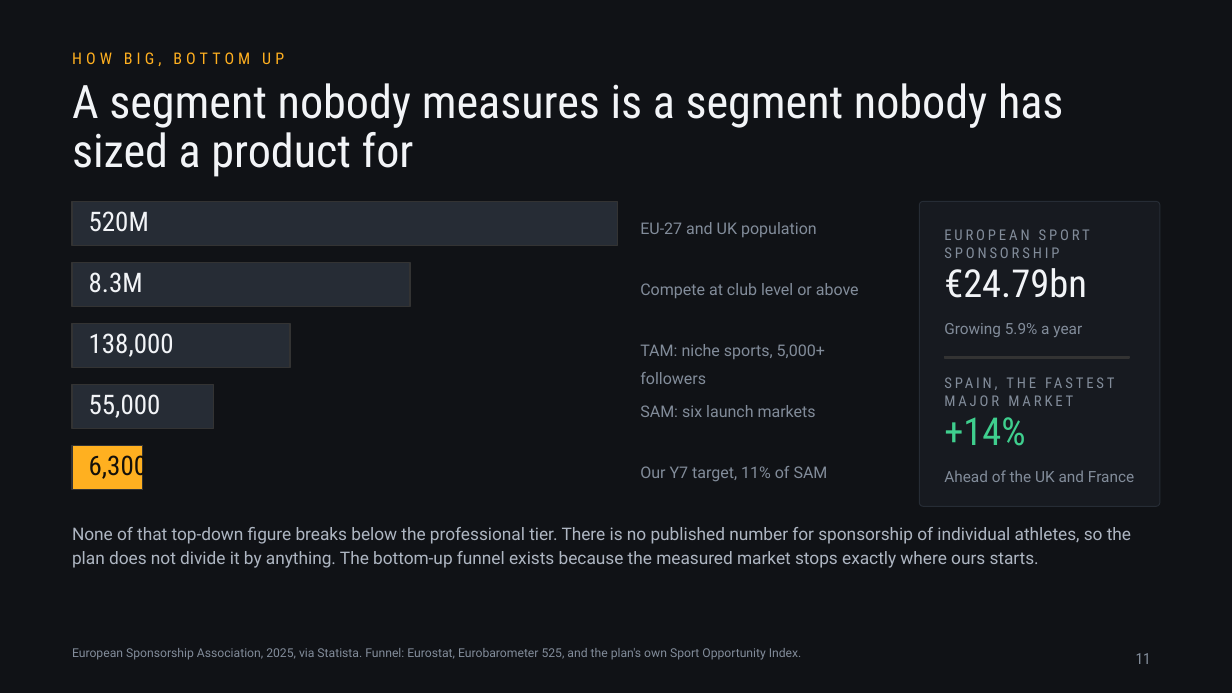
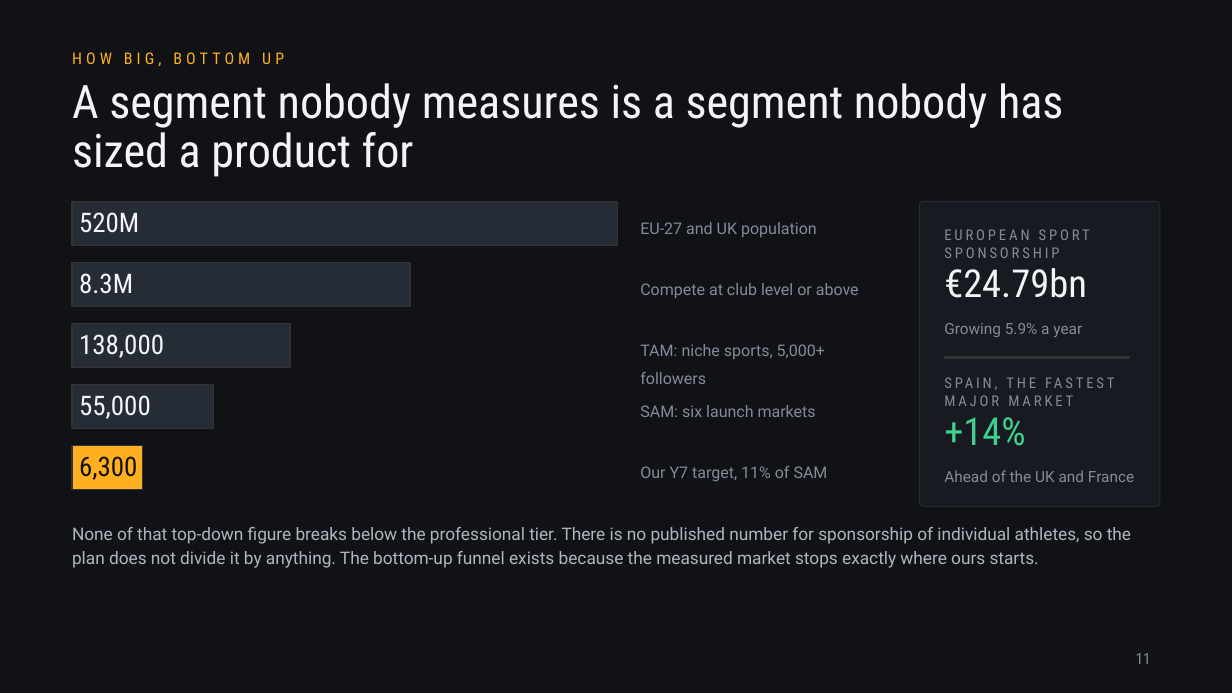
Before and after one commit to jadzoghaib/stride, a slide deck: slide 11 of deck/Stride_Pitch_Deck.pptx. Drawn at 1232x693 pixels with LibreOffice and Linux fonts; fonts in the diff are those of the drawing. Boxes give left, top, right and bottom in pixels: in the first picture for what was removed or moved away, otherwise in the second. Text is boxed around its words. In the diff, an @@ line names an element or a change of style, - is before the commit and + after.

```diff
--- a/deck/Stride_Pitch_Deck.pptx
+++ b/deck/Stride_Pitch_Deck.pptx
@@ 5 texts: place and size @@
-5 texts at <box>89,211,174,482</box>
+5 texts at <box>79,212,164,480</box>
@@ text removed at <box>72,648,802,660</box> @@
-European Sponsorship Association, 2025, via Statista. Funnel: Eurostat, Eurobarometer 525, and the plan's own Sport Opportunity Index.
```
Also in this commit, not shown: 6 other slides changed, 1 slide added, 1 slide removed, 2 other files.
